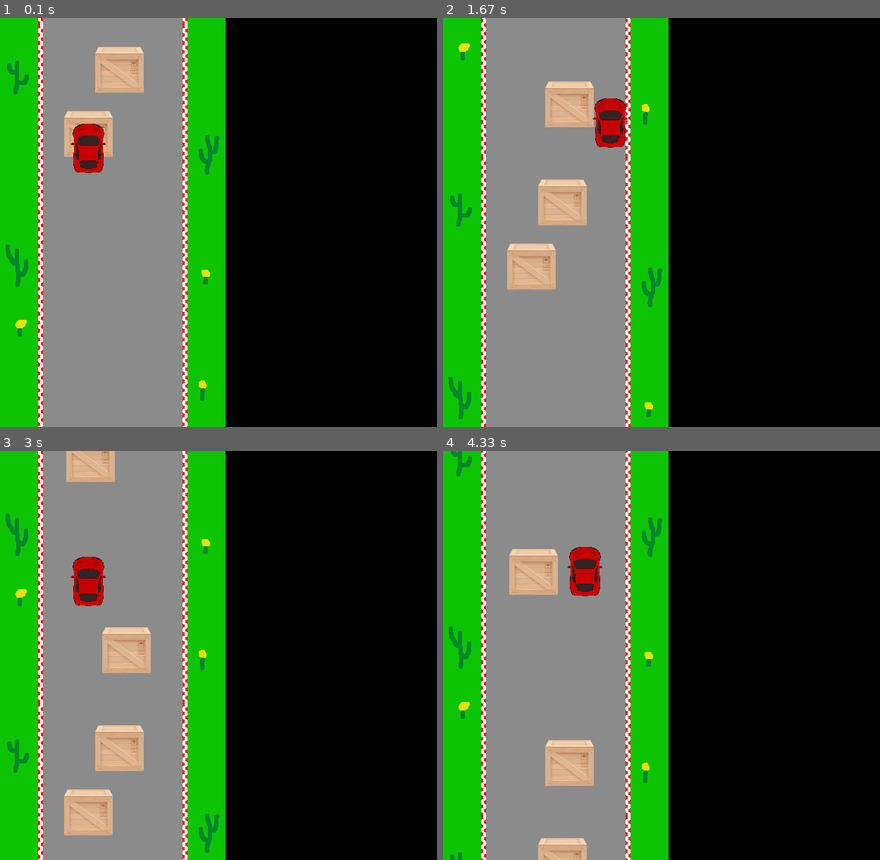
Above: before the commit, frames 1-4 (two rows, left to right).
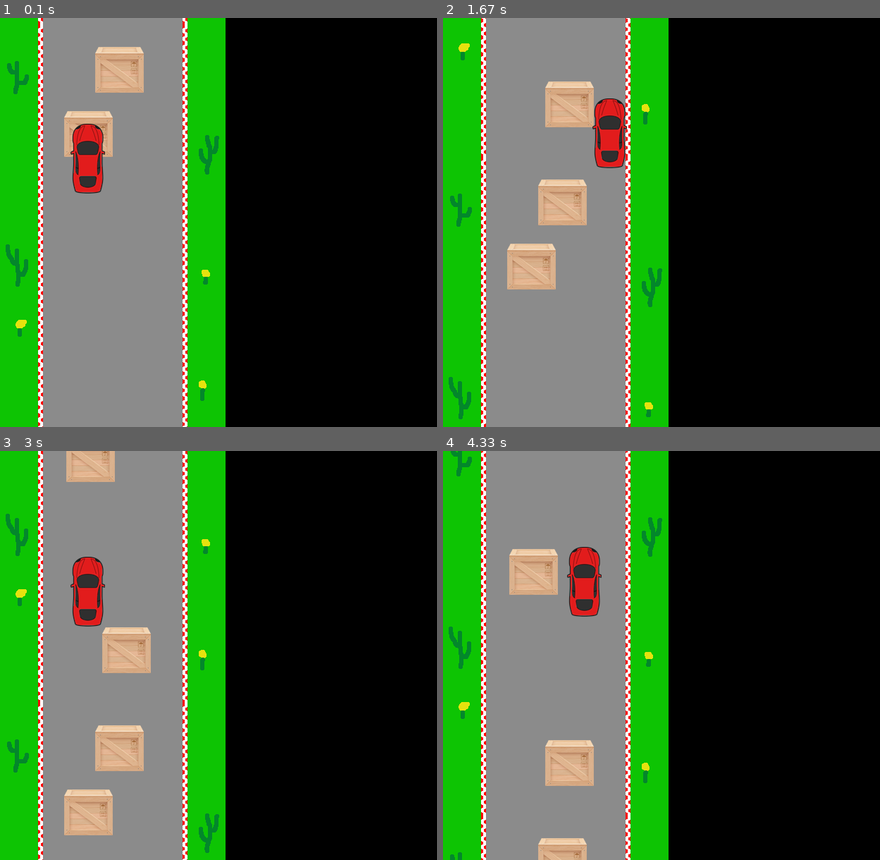
Above: after the commit, the same moments.

Repository: Lidne/PygameProject
Game: pygame game, started from main.py
The game is run twice, just before and just after one commit, with the same random seed, the same clock (stepped at 60 frames per second) and the same inputs.
Inputs:
- Up to frame 1 (0.1 s): no input
- Up to frame 2 (1.67 s): hold Right 0.33-0.8 s; hold Up 0.83-1.13 s; hold Right 1.17-1.63 s
- Up to frame 3 (3 s): hold Left 1.67-2.2 s; hold Down 2.23-2.53 s; hold Left 2.57-2.97 s
- Up to frame 4 (4.33 s): hold Up 3-3.37 s; hold Right 3.4-4.03 s; hold Down from 4.07 s (still down)

The runs differ from the first frame. In frame 1, 1.1% of the frame differs, in the area x 16-25%, y 25-43%; in frame 2, 1.1%; in frame 3, 1.1%; in frame 4, 1.1%.

Commit message:
added more car sprites

Diff:
--- a/car.py
+++ b/car.py
@@ -9,8 +9,6 @@
 
 class Car(pygame.sprite.Sprite):
     image = load_image('car.png')
-    image = pygame.transform.scale(image, (70, 50))
-    image = pygame.transform.rotate(image, 90)
     # Пока что используем эту картинку для разработки
     # Рисовать позже будем
 
Binary file changed: data/car.png
Binary file added: data/car1.png
Binary file added: data/car2.png
Binary file added: data/car3.png
